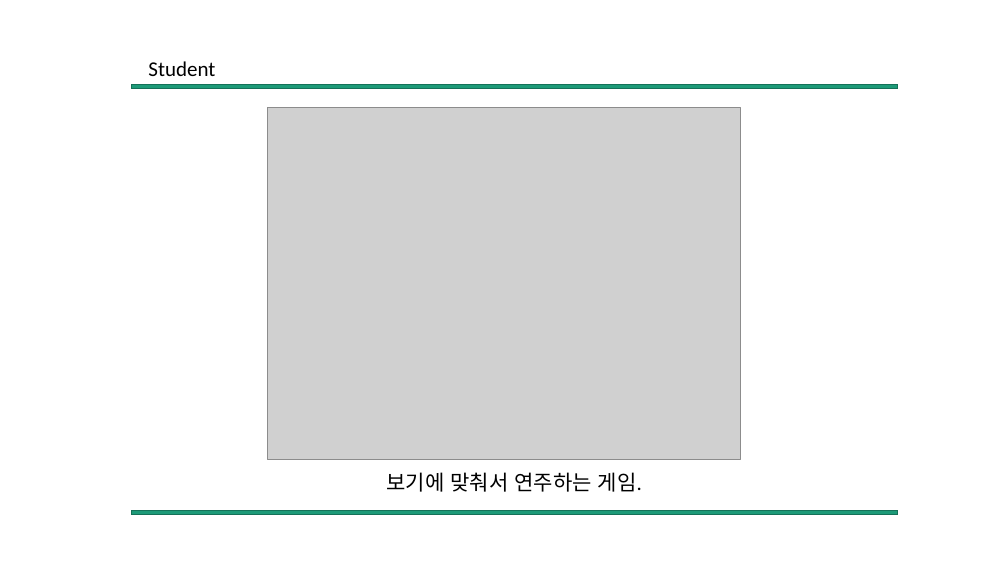
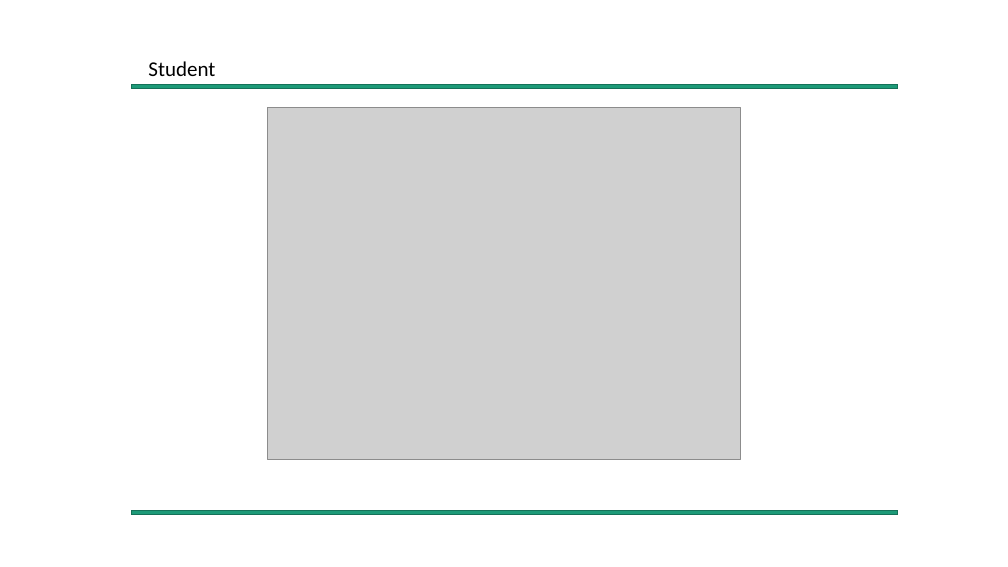
Before and after one commit to Mikusnuz/MyPractice, a slide deck: slide 10 of Study/12. Blockly.pptx. Drawn at 1008x567 pixels with LibreOffice and Linux fonts; fonts in the diff are those of the drawing; grey boxes stand for pictures. Boxes give left, top, right and bottom in pixels: in the first picture for what was removed or moved away, otherwise in the second. Text is boxed around its words. In the diff, an @@ line names an element or a change of style, - is before the commit and + after.

```diff
--- a/Study/12. Blockly.pptx
+++ b/Study/12. Blockly.pptx
@@ text removed at (387, 472, 642, 492) @@
-보기에 맞춰서 연주하는 게임.
```
Also in this commit, not shown: 2 other slides changed, 3 other files.
